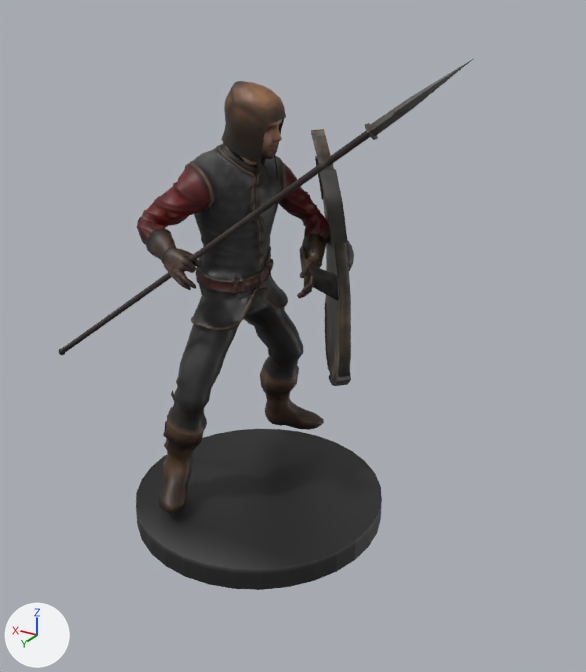
The OBJ model assets/minis/cr5/model.obj as it was, and as the next commit left it.
Rendered twice from a camera (50 mm lens) standing at (-1.57, 2.35, 1.98) and looking at (-0.18, 0.04, 0.83). The lights are fixed; the arrows at lower left show +X, +Y and +Z. The picture after the commit comes second. Where no turn or scale is listed for an object, it has been applied to the vertices. Vertices at exactly the same position are counted once.

Names of what the first picture shows: 'male_01_gatekeeper_light_body.smd'.
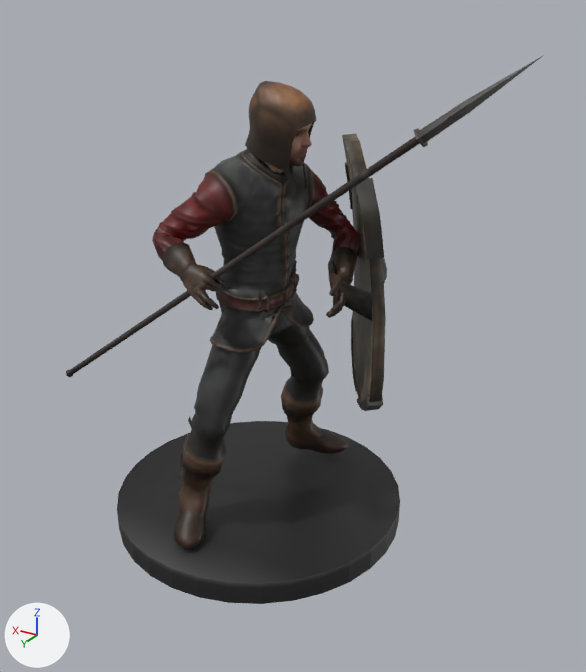
What differs and where, as boxes [x1, y1, x2, y2] in the pictures (586 x 672 px; the box of a moved part takes in the faces that stretch with it):
'male_01_gatekeeper_light_body.smd', reshaped (15% wider): before [59, 59, 473, 590]; after [66, 56, 542, 604]
part 1 of me_male_01_gatekeeper_light_body_smd, moved or reshaped: before [137, 143, 329, 513]; after [152, 149, 360, 549]
part 2 of me_male_01_gatekeeper_light_body_smd, moved or reshaped: before [329, 370, 351, 386]; after [357, 395, 383, 411]
part 3 of me_male_01_gatekeeper_light_body_smd, moved or reshaped: before [346, 240, 354, 271]; after [383, 258, 387, 283]
part 4 of me_male_01_gatekeeper_light_body_smd, moved or reshaped: before [325, 303, 327, 348]; after [351, 318, 353, 369]
part 5 of me_male_01_gatekeeper_light_body_smd, moved or reshaped: before [320, 169, 348, 244]; after [355, 178, 384, 260]
part 6 of me_male_01_gatekeeper_light_body_smd, moved or reshaped: before [325, 348, 329, 370]; after [352, 368, 356, 392]
part 7 of me_male_01_gatekeeper_light_body_smd, moved or reshaped: before [311, 129, 351, 377]; after [342, 133, 386, 402]
part 8 of me_male_01_gatekeeper_light_body_smd, moved or reshaped: before [315, 156, 323, 200]; after [345, 162, 353, 209]
part 9 of me_male_01_gatekeeper_light_body_smd, moved or reshaped: before [221, 81, 338, 185]; after [245, 81, 356, 195]
part 10 of me_male_01_gatekeeper_light_body_smd, moved or reshaped: before [300, 190, 339, 301]; after [328, 198, 372, 321]
part 11 of me_male_01_gatekeeper_light_body_smd, moved or reshaped: before [365, 59, 473, 140]; after [414, 56, 542, 147]
part 12 of me_male_01_gatekeeper_light_body_smd, moved or reshaped: before [59, 131, 370, 355]; after [66, 137, 420, 377]
part 13 of me_male_01_gatekeeper_light_body_smd, moved or reshaped: before [136, 429, 382, 590]; after [117, 421, 400, 604]

Edits to the bpy script that builds the scene:
```text
Change me_male_01_gatekeeper_light_body_smd:
    used by ob_male_01_gatekeeper_light_body_smd; location = (0.0, 0.0, 0.0)
    remove me_male_01_gatekeeper_light_body_smd.from_pydata(...)  # 6062 vertices, 11694 faces; spans x -0.88..0.73, y -0.53..0.5, z 0.0..1.83
    add me_male_01_gatekeeper_light_body_smd.from_pydata(...)  # 6062 vertices, 11694 faces; spans x -1.07..0.58, y -0.57..0.57, z 0.0..1.85
    me_male_01_gatekeeper_light_body_smd part 1: the loose piece of 3721 vertices spanning x -0.23..0.32, y -0.53..0.38, z 0.13..1.5 is scaled about its middle by 1.03, then moved by (-0.17, 0.1, -0.01)
    me_male_01_gatekeeper_light_body_smd part 2: the loose piece of 32 vertices spanning x -0.34..-0.17, y -0.29..-0.1, z 0.53..0.66 is moved by (-0.18, 0.09, -0.01)
    me_male_01_gatekeeper_light_body_smd part 3: the loose piece of 56 vertices spanning x -0.29..-0.2, y -0.29..-0.17, z 1.0..1.14 is moved by (-0.18, 0.09, 0.0)
    me_male_01_gatekeeper_light_body_smd part 4: the loose piece of 36 vertices spanning x -0.13..-0.03, y -0.52..-0.39, z 0.58..0.77 is moved by (-0.17, 0.09, -0.01)
    me_male_01_gatekeeper_light_body_smd part 5: the loose piece of 28 vertices spanning x -0.38..-0.28, y -0.01..0.07, z 1.2..1.44 is moved by (-0.18, 0.1, 0.01)
    me_male_01_gatekeeper_light_body_smd part 6: the loose piece of 8 vertices spanning x -0.18..-0.08, y -0.42..-0.32, z 0.53..0.6 is moved by (-0.17, 0.09, -0.01)
    me_male_01_gatekeeper_light_body_smd part 7: the loose piece of 74 vertices spanning x -0.37..-0.03, y -0.5..0.06, z 0.54..1.53 is scaled about its middle by 1.03, then moved by (-0.18, 0.09, 0.0)
    me_male_01_gatekeeper_light_body_smd part 8: the loose piece of 32 vertices spanning x -0.12..-0.06, y -0.41..-0.31, z 1.22..1.41 is moved by (-0.17, 0.09, 0.01)
    me_male_01_gatekeeper_light_body_smd part 9: 1506 of the vertices in x -0.34..0.12, y -0.09..0.08, z 1.35..1.7 are moved by (-0.17, 0.1, 0.01)
    me_male_01_gatekeeper_light_body_smd part 10: 112 of the vertices in x -0.34..-0.07, y -0.41..-0.02, z 0.95..1.38 are moved by (-0.17, 0.09, 0.0)
    me_male_01_gatekeeper_light_body_smd part 11: all 47 vertices in x -0.88..-0.59, y 0.29..0.39, z 1.61..1.83 are scaled about their middle by 1.03, then moved by (-0.17, 0.11, 0.0)
    me_male_01_gatekeeper_light_body_smd part 12: all 18 vertices in x 0.71..0.73, y 0.29..0.32, z 0.65..0.67 are scaled about their middle by 1.03, then moved by (-0.17, 0.11, 0.0)
    me_male_01_gatekeeper_light_body_smd part 13: all 64 vertices in x -0.5..0.5, y -0.5..0.5, z 0.0..0.09 are scaled about their middle by (1.15, 1.15, 1)
    other edits to the shape of me_male_01_gatekeeper_light_body_smd do not show in these pictures
```
